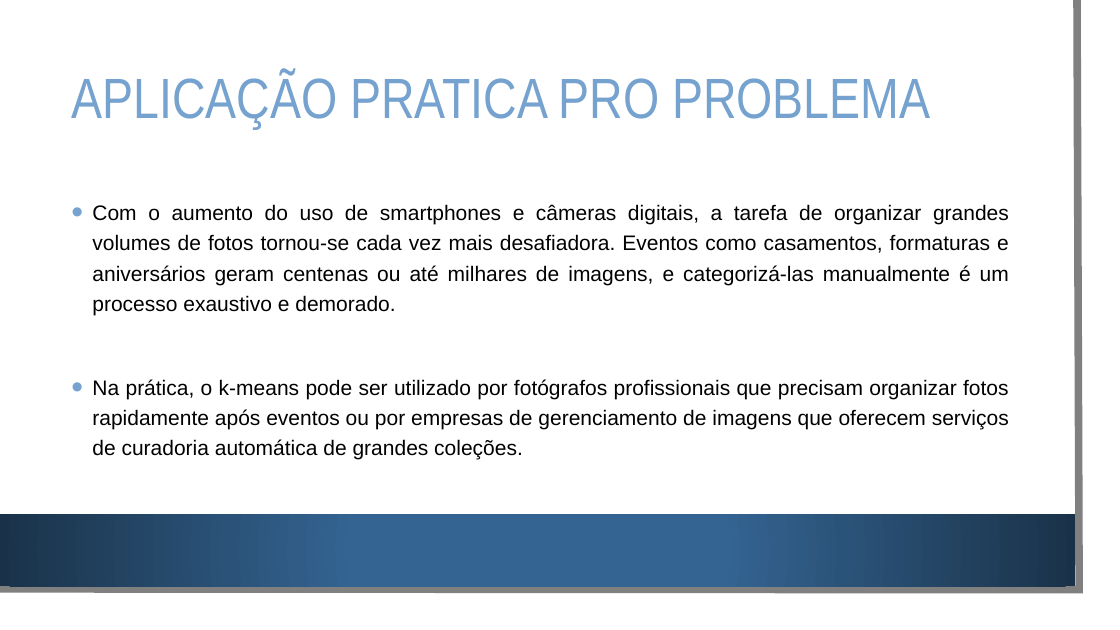
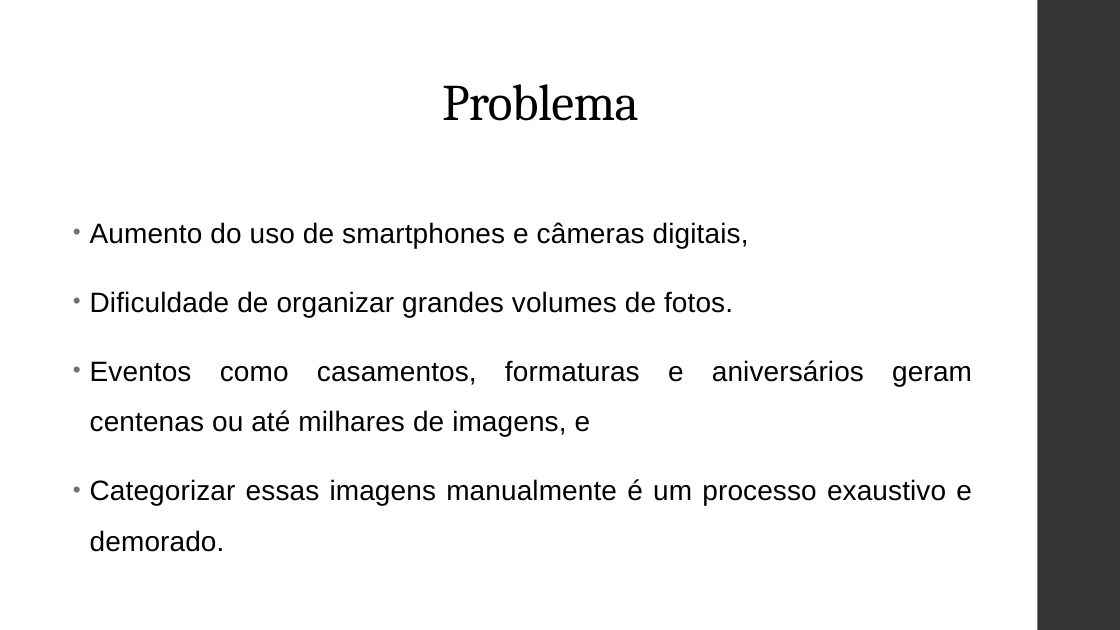
Before and after one commit to mateusmoraes99/MateusBarbara_FinalProject_AA_RR_2024, a slide deck: slide 4 of relatorio e slide/apresentacao.pptx (slide 3 before the commit). Drawn at 1120x630 pixels with LibreOffice and Linux fonts; fonts in the diff are those of the drawing; background and template pictures are left out. Boxes give left, top, right and bottom in pixels: in the first picture for what was removed or moved away, otherwise in the second. Text is boxed around its words. In the diff, an @@ line names an element or a change of style, - is before the commit and + after.

```diff
--- a/relatorio e slide/apresentacao.pptx
+++ b/relatorio e slide/apresentacao.pptx
@@ rectangle removed at [0,0,1101,611] @@
@@ freeform shape removed at [0,0,1080,590] @@
@@ rectangle added at [1038,0,1120,630], fill #353537 @@
@@ title "Problema" at [442,84,639,121]: vertical alignment middle to bottom @@
@@ title at [442,84,639,121]: text changed; size 48.6 to 44 pt; font Arial Narrow to Cambria; text colour #75A2CE to #000000 @@
-APLICAÇÃO PRATICA PRO PROBLEMA
+Problema
@@ text "Aumento do uso de smartphones ..." at [90,222,972,505]: vertical alignment middle to top @@
@@ text at [90,222,972,505]: text changed; size 18 to 24 pt @@
-• Com o aumento do uso de smartphones e câmeras digitais, a tarefa de organizar grandes volumes de fotos tornou-se cada vez mais desafiadora. Eventos como casamentos, formaturas e aniversários geram centenas ou até milhares de imagens, e categorizá-las manualmente é um processo exaustivo e demorado.
-• Na prática, o k-means pode ser utilizado por fotógrafos profissionais que precisam organizar fotos rapidamente após eventos ou por empresas de gerenciamento de imagens que oferecem serviços de curadoria automática de grandes coleções.
+• Aumento do uso de smartphones e câmeras digitais,
+• Dificuldade de organizar grandes volumes de fotos.
+• Eventos como casamentos, formaturas e aniversários geram centenas ou até milhares de imagens, e
+• Categorizar essas imagens manualmente é um processo exaustivo e demorado.
@@ rectangle removed at [0,514,1075,586] @@
```
Also in this commit, not shown: 8 other slides changed, 5 slides added, 2 slides removed.
